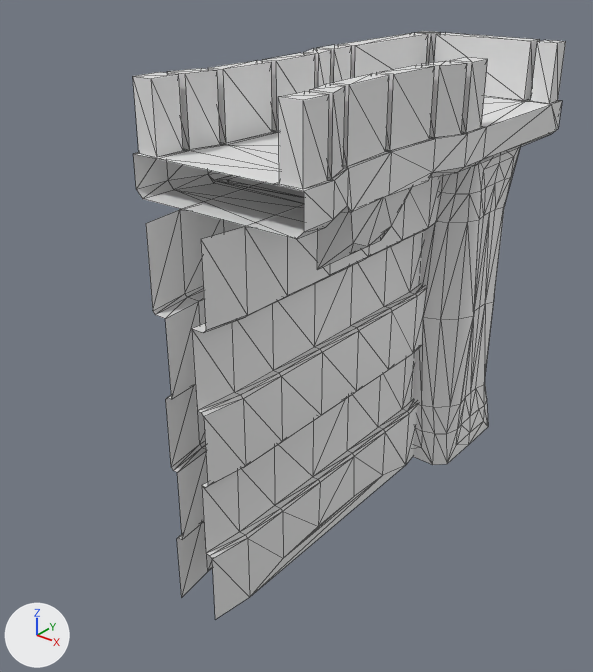
The FBX model Assets/OBJ/Walls/Wall Open-Curve(Right).FBX: old version first, new version second.
The view is the same before and after, from a camera (50 mm lens) standing at (42.8, -56.8, 55.5) and looking at (-3.2, 0.7, 19.9). Lighting does not change. The marker at lower left points along +X, +Y and +Z. Mesh edges are drawn as thin lines. Materials are left out; every surface is plain grey. Where no turn or scale is listed for an object, it has been applied to the vertices.

Names of what the first picture shows: 'Wall Open-Curve(Right)'.
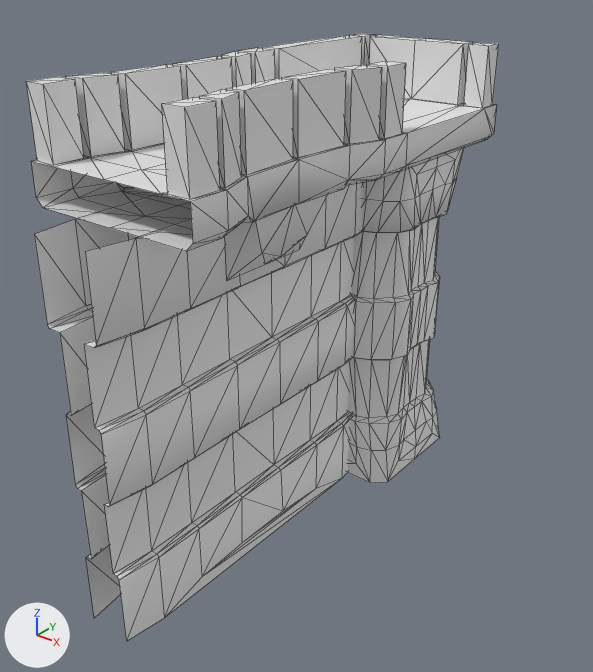
Location of each change, [x1, y1, x2, y2] in pixels of the pictures (593 x 672 px; the box of a moved part takes in the faces that stretch with it):
'Wall Open-Curve(Right)', reshaped: before [133, 31, 566, 619]; after [84, 38, 499, 641]
'Wall Open-Curve(Right) Up (Final) Back', added: after [26, 33, 425, 618]
part 1 of me_mesh, moved or reshaped: before [192, 176, 440, 619]; after [84, 183, 363, 641]
part 2 of me_mesh, rebuilt (9% narrower): before [133, 31, 566, 269]; after [105, 38, 499, 280]
part 3 of me_mesh, moved or reshaped: before [146, 147, 520, 597]; after [347, 148, 464, 483]

What changed in the scene script:
```text
Change me_mesh:
    used by ob_wall_open_curve_right; location = (0.0, 0.0, 0.0)
    remove me_mesh.from_pydata(...)  # 643 vertices, 1184 faces; spans x -8.7..8.7, y -17.7..31.1, z 0.0..45.8
    add me_mesh.from_pydata(...)  # 424 vertices, 745 faces; spans x -4.4..4.4, y -24.5..24.5, z 0.0..45.8
    me_mesh part 1: the loose piece of 112 vertices spanning x 1.4..3.4, y -17.7..17.7, z 0.0..36.3 is moved by (-4.3, -6.7, 0.0)
    me_mesh part 2: the loose piece of 230 vertices spanning x -8.7..8.7, y -13.4..31.1, z 30.1..45.8 is rebuilt with 134 vertices and now spans x -4.4..4.4, y -20.0..24.5, z 30.1..45.8
    me_mesh part 3: 1 vertex moved within x -2.8, y 8.8, z 7.0; 300 vertices removed from x -6.5..6.5, y -17.7..28.7, z 0.0..36.3; 177 vertices added at x -4.4..2.9, y 8.2..22.8, z 0.0..36.6
Add me_mesh_001:
    me_mesh_001.from_pydata(...)  # 432 vertices, 761 faces; spans x -4.4..4.4, y -24.5..24.5, z -22.9..22.9
Add ob_wall_open_curve_right__up__final__back:
    ob_wall_open_curve_right__up__final__back = bpy.data.objects.new('Wall Open-Curve(Right) Up (Final) Back', me_mesh_001)
    ob_wall_open_curve_right__up__final__back.location = (-8.7, 0.0, 22.9)
```
